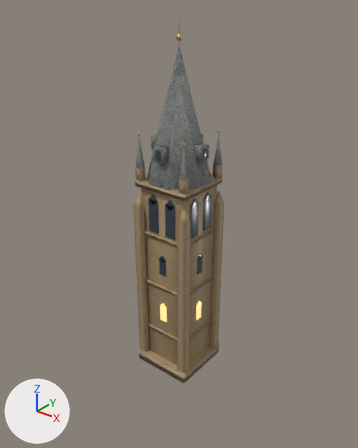
An edit to the glTF model game/voxario/Eryndor/Assets/Models/valoria/city/tower_b.glb, drawn before and after from the same camera.
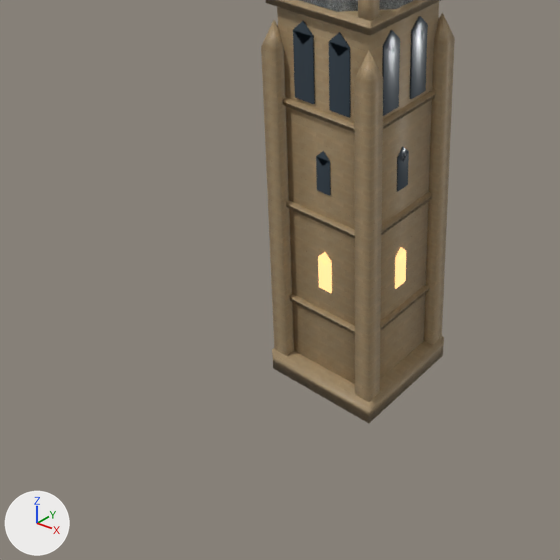
Each version appears first whole from a 50 mm lens placed at (34.8, -43.5, 47.7), pointed at (-0.7, 0.8, 20.2), and next in a close-up on the part from 3% to 76% of the width and 41% to 100% of the height. The axes (+X, +Y, +Z) are drawn at lower left. The lights are the same throughout. The older version's two pictures come first. Vertices at exactly the same position are counted once.

Objects in the first close-up: 'tower_b'.
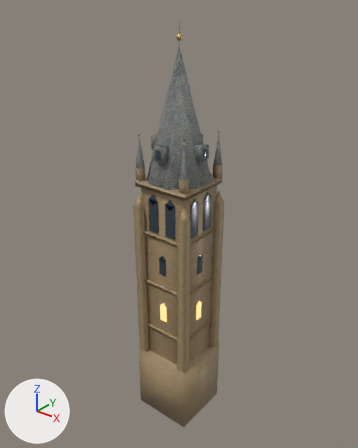
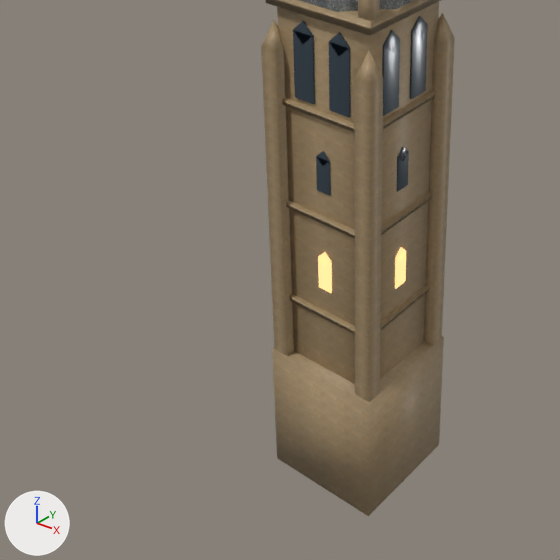
Pixel boxes [x1, y1, x2, y2] of what changed, in the close-ups (560 x 560 px; the box of a moved part takes in the faces that stretch with it):
'tower_b', reshaped: before [261, 0, 455, 423]; after [261, 0, 455, 516]
part 1 of me_tower_b, moved or reshaped: before [272, 337, 444, 423]; after [272, 337, 444, 516]

What changed in the scene script:
```text
Change me_tower_b:
    used by ob_tower_b; location = (0.0, 0.0, 0.0)
    before: 0 (4.1, 4.1, 0.0) at pixel (443, 355), 3 (4.1, -4.1, 0.0) at pixel (368, 423), 4 (-4.1, -4.1, 0.0) at pixel (273, 368), 7 (-4.1, 4.1, 0.0)
    remove me_tower_b.from_pydata(...)  # 865 vertices, 1360 faces; spans x -4.1..4.1, y -4.1..4.1, z 0.0..44.2
    add me_tower_b.from_pydata(...)  # 865 vertices, 1360 faces; spans x -4.1..4.1, y -4.1..4.1, z -8.0..44.2
    me_tower_b part 1
    add for i in [0, 3, 4, 7]: me_tower_b.vertices[i].co += Vector((0.0, 0.0, -8.0))
```
